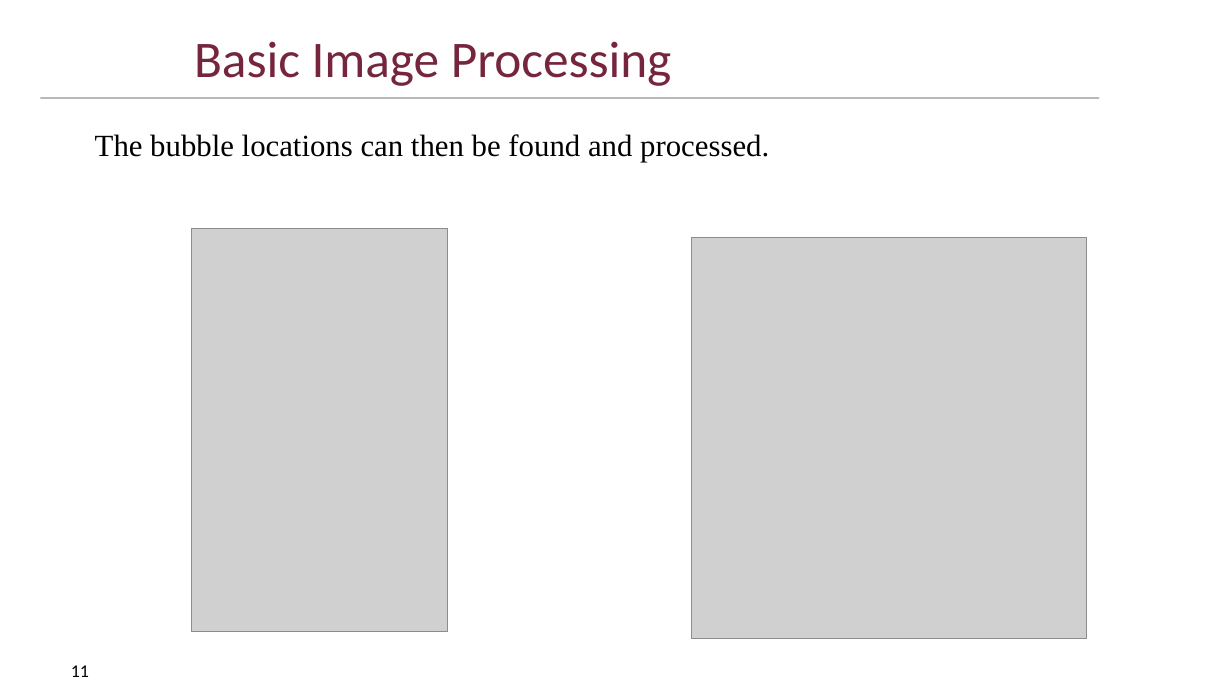
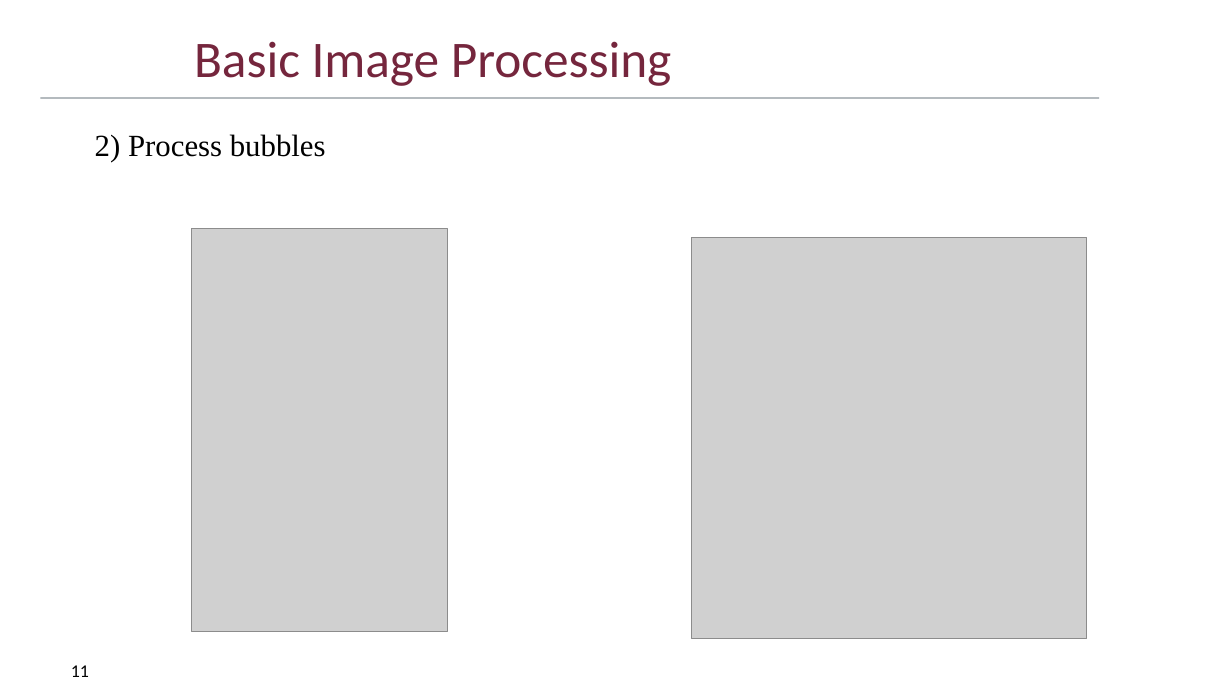
Before and after one commit to DriesSmit/SkripsieReport, a slide deck: slide 11 of OralExamination/SkripsieOral_APSmit.pptx. Drawn at 1232x693 pixels with LibreOffice and Linux fonts; fonts in the diff are those of the drawing; grey boxes stand for pictures; background and template pictures are left out. Boxes give left, top, right and bottom in pixels: in the first picture for what was removed or moved away, otherwise in the second. Text is boxed around its words. In the diff, an @@ line names an element or a change of style, - is before the commit and + after.

```diff
--- a/OralExamination/SkripsieOral_APSmit.pptx
+++ b/OralExamination/SkripsieOral_APSmit.pptx
@@ text at (95,134,326,163): text changed @@
-The bubble locations can then be found and processed.
+2) Process bubbles
```
Also in this commit, not shown: 6 other slides changed.
